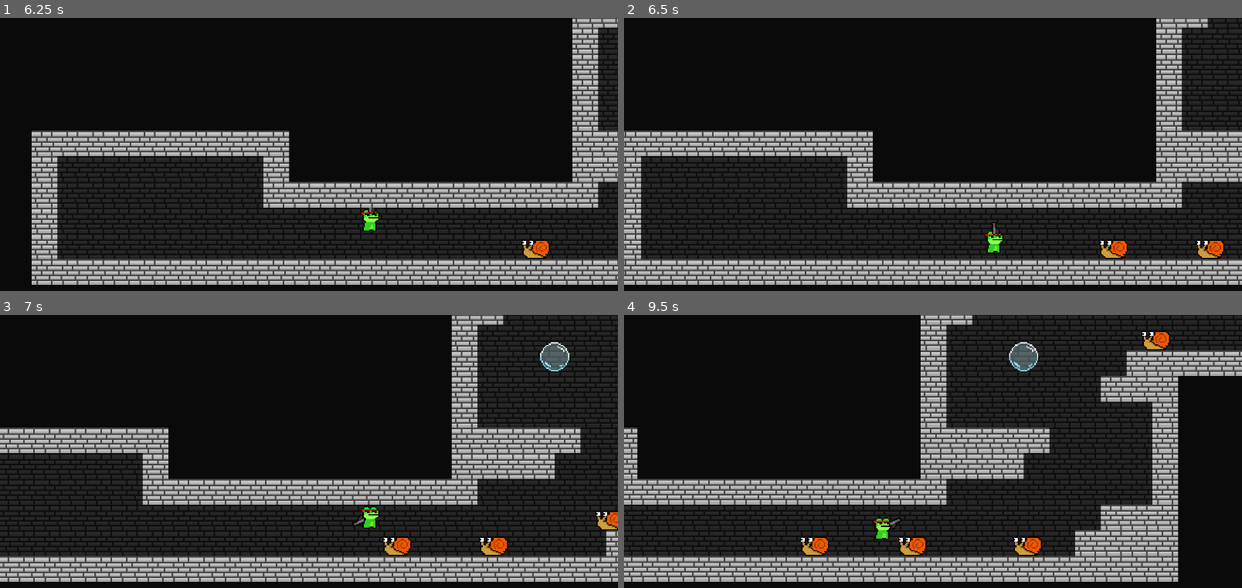
Above: before the commit, frames 1-4 (two rows, left to right).
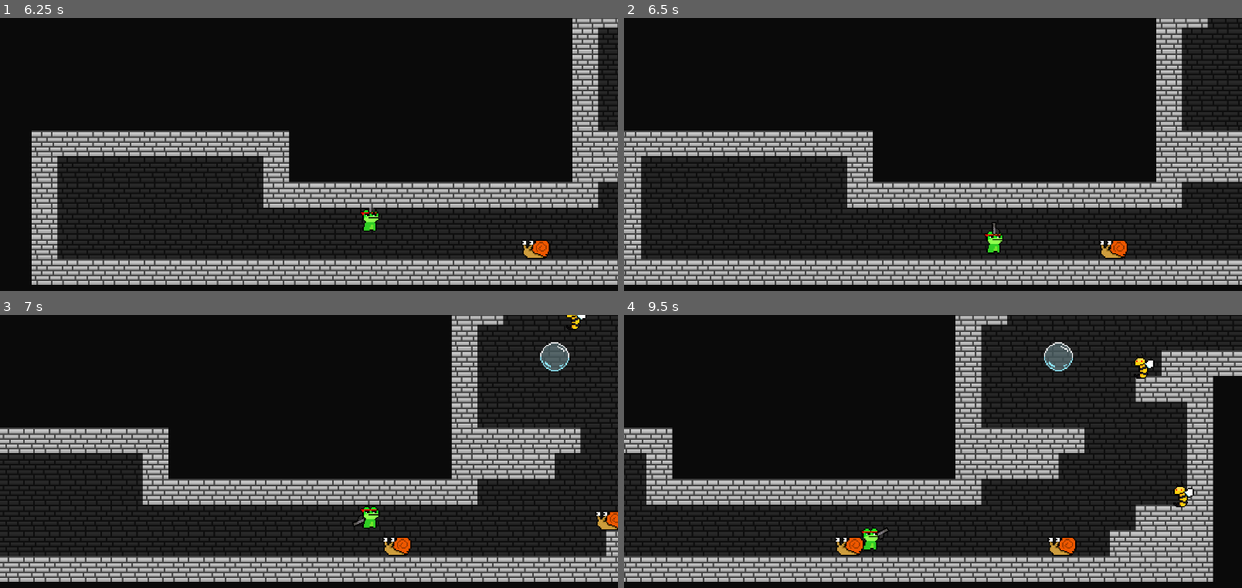
Above: after the commit, the same moments.

Repository: DylanMather2004/Gunphibian
Game: Godot game, scene res://Scenes/Test Scenes/level_generator.tscn
Two runs of this game, one before a commit and one after it. Both use one fixed random seed, a clock stepped at 60 frames per second and the inputs below.
Inputs (mouse positions are in pixels of both pictures, inside the frame that each line leads up to):
- Up to frame 1 (6.25 s): tap Enter at 0.5 s; move the mouse to (278, 260) at 0.52 s; hold D (Right) 0.53-2.03 s; click (278, 260) at 0.6 s; tap Space (Jump) at 0.77, 1.52, 3.02, 3.77, 4.52, 6.02 s; move the mouse to (494, 244) at 1.27 s; right-click (494, 244) at 1.35 s; click (494, 244) at 1.55 s; move the mouse to (123, 138) at 2.02 s; hold A (Left) 2.03-4.28 s; click (123, 138) at 2.1 s; move the mouse to (339, 192) at 2.77 s; click (339, 192) at 2.85 s; move the mouse to (216, 105) at 3.52 s; hold Right mouse button (Lick) 3.53-4.28 s; click (216, 105) at 3.8 s; move the mouse to (444, 173) at 4.27 s; hold D (Right) from 4.28 s (still down); click (444, 173) at 4.35 s; move the mouse to (185, 209) at 5.02 s; click (185, 209) at 5.1 s; move the mouse to (370, 116) at 5.77 s; right-click (370, 116) at 5.85 s; click (370, 116) at 6.05 s
- Up to frame 2 (6.5 s): keep holding D (Right)
- Up to frame 3 (7 s): keep holding D (Right); move the mouse to (278, 557) at 6.52 s; click (278, 557) at 6.6 s; tap Space (Jump) at 6.77 s
- Up to frame 4 (9.5 s): move the mouse to (1118, 541) at 7.27 s; click (1118, 541) at 7.35 s; tap Space (Jump) at 7.52, 9.02 s; move the mouse to (747, 435) at 8.02 s; release D (Right) at 8.03 s; hold Right mouse button (Lick) 8.03-8.78 s; hold A (Left) from 8.03 s (still down); click (747, 435) at 8.3 s; move the mouse to (963, 489) at 8.77 s; click (963, 489) at 8.85 s

Frame 1 is identical in both runs. In frame 2, 0.2% of the frame differs, in the area x 92-98%, y 81-89%; in frame 3, 0.3%; in frame 4, 28%, in the area x 0-100%, y 0-98%.

Commit message:
Wasp Enemy Created

Diff:
--- /dev/null
+++ b/Scenes/Prefabs/Characters/Enemies/wasp.tscn
@@ -0,0 +1,47 @@
+[gd_scene load_steps=7 format=3 uid="uid://djdc3im4vvdji"]
+
+[ext_resource type="Texture2D" uid="uid://c4jdsod4aajkk" path="res://Art/Characters/Wasp.png" id="1_6wshs"]
+[ext_resource type="Script" path="res://Scripts/Character Scripts/Enemies/Wasp.gd" id="1_ex6cu"]
+[ext_resource type="PackedScene" uid="uid://dullicr5itxr4" path="res://Scenes/Prefabs/Projectiles/stinger.tscn" id="2_oiqsg"]
+
+[sub_resource type="RectangleShape2D" id="RectangleShape2D_knsxy"]
+size = Vector2(16, 20)
+
+[sub_resource type="CircleShape2D" id="CircleShape2D_wxu23"]
+radius = 112.0
+
+[sub_resource type="RectangleShape2D" id="RectangleShape2D_dtsw1"]
+size = Vector2(42, 42)
+
+[node name="Wasp" type="CharacterBody2D" groups=["Enemy"]]
+script = ExtResource("1_ex6cu")
+state = 0
+fire_rate = 1
+stinger_pref = ExtResource("2_oiqsg")
+
+[node name="Sprite2D" type="Sprite2D" parent="."]
+scale = Vector2(1.5, 1.5)
+texture = ExtResource("1_6wshs")
+
+[node name="CollisionShape2D" type="CollisionShape2D" parent="."]
+shape = SubResource("RectangleShape2D_knsxy")
+
+[node name="DetectionRadius" type="Area2D" parent="."]
+collision_layer = 2
+
+[node name="CollisionShape2D" type="CollisionShape2D" parent="DetectionRadius"]
+shape = SubResource("CircleShape2D_wxu23")
+
+[node name="ShotTimer" type="Timer" parent="."]
+
+[node name="StingPoint" type="Node2D" parent="."]
+
+[node name="WallChecker" type="Area2D" parent="."]
+
+[node name="CollisionShape2D" type="CollisionShape2D" parent="WallChecker"]
+shape = SubResource("RectangleShape2D_dtsw1")
+
+[connection signal="body_entered" from="DetectionRadius" to="." method="_on_detection_radius_body_entered"]
+[connection signal="body_exited" from="DetectionRadius" to="." method="_on_detection_radius_body_exited"]
+[connection signal="timeout" from="ShotTimer" to="." method="_on_shot_timer_timeout"]
+[connection signal="body_entered" from="WallChecker" to="." method="_on_wall_checker_body_entered"]
--- /dev/null
+++ b/Scenes/Prefabs/Projectiles/stinger.tscn
@@ -0,0 +1,19 @@
+[gd_scene load_steps=4 format=3 uid="uid://dullicr5itxr4"]
+
+[ext_resource type="Script" path="res://Scripts/Weapon and Projectile Scripts/EnemyBullet.gd" id="1_kskpj"]
+[ext_resource type="Texture2D" uid="uid://bq2koqd3mvary" path="res://Art/Projectiles/Stinger.png" id="2_v14n0"]
+
+[sub_resource type="RectangleShape2D" id="RectangleShape2D_4jyvc"]
+size = Vector2(16, 9)
+
+[node name="Stinger" type="Area2D"]
+script = ExtResource("1_kskpj")
+
+[node name="Sprite2D" type="Sprite2D" parent="."]
+texture = ExtResource("2_v14n0")
+
+[node name="CollisionShape2D" type="CollisionShape2D" parent="."]
+position = Vector2(1, 1.5)
+shape = SubResource("RectangleShape2D_4jyvc")
+
+[connection signal="body_entered" from="." to="." method="_on_body_entered"]
--- a/Scenes/Prefabs/Rooms/tall_room_001.tscn
+++ b/Scenes/Prefabs/Rooms/tall_room_001.tscn
@@ -1,9 +1,10 @@
-[gd_scene load_steps=9 format=3 uid="uid://o1f5sc544klc"]
+[gd_scene load_steps=10 format=3 uid="uid://o1f5sc544klc"]
 
 [ext_resource type="Texture2D" uid="uid://cxugu775g6rnk" path="res://Art/Tilesets/Brick-002.png" id="1_c60st"]
 [ext_resource type="PackedScene" uid="uid://bmht2rmdlk4ia" path="res://Scenes/Prefabs/World/bubble.tscn" id="2_v64ok"]
 [ext_resource type="PackedScene" uid="uid://cj1ayniphx3jd" path="res://Scenes/Prefabs/World/enemy_spawner.tscn" id="3_34l7m"]
 [ext_resource type="PackedScene" uid="uid://74qvrk8yt17x" path="res://Scenes/Prefabs/Characters/Enemies/snail.tscn" id="4_iw3tq"]
+[ext_resource type="PackedScene" uid="uid://djdc3im4vvdji" path="res://Scenes/Prefabs/Characters/Enemies/wasp.tscn" id="5_5pbej"]
 
 [sub_resource type="TileSetAtlasSource" id="TileSetAtlasSource_wvuii"]
 texture = ExtResource("1_c60st")
@@ -92,12 +93,15 @@
 
 [node name="EnemySpawner" parent="." instance=ExtResource("3_34l7m")]
 position = Vector2(248, -136)
-Enemies = [ExtResource("4_iw3tq")]
+Enemies = [ExtResource("4_iw3tq"), ExtResource("5_5pbej")]
 
 [node name="EnemySpawner2" parent="." instance=ExtResource("3_34l7m")]
 position = Vector2(96, -216)
-Enemies = [ExtResource("4_iw3tq")]
+Enemies = [ExtResource("4_iw3tq"), ExtResource("5_5pbej")]
 
 [node name="EnemySpawner3" parent="." instance=ExtResource("3_34l7m")]
 position = Vector2(128, -56)
-Enemies = [ExtResource("4_iw3tq")]
+Enemies = [ExtResource("4_iw3tq"), ExtResource("5_5pbej")]
+
+[node name="Wasp" parent="." instance=ExtResource("5_5pbej")]
+position = Vector2(192, -264)
--- /dev/null
+++ b/Scripts/Character Scripts/Enemies/Wasp.gd
@@ -0,0 +1,70 @@
+extends "res://Scripts/Character Scripts/Enemies/Enemy.gd"
+
+enum STATES {IDLE,PATROL,SHOOT}
+@export var state=STATES.PATROL
+
+var direction = Vector2.ZERO
+var rng = RandomNumberGenerator.new()
+var target:Node2D = null
+@export var wait_time=5
+var current_time=0
+@export var fire_rate = 2
+var move_speed = 500
+var can_fire = false
+@export var stinger_pref:PackedScene
+
+func _physics_process(delta):
+	match state:
+		STATES.IDLE:
+			current_time+=delta
+			if current_time>=wait_time:
+				_set_dir()
+				current_time=0
+				state=STATES.PATROL
+		STATES.PATROL:
+			velocity=direction*move_speed
+			move_and_slide()
+		STATES.SHOOT:
+			$StingPoint.look_at(target.global_position)
+			if can_fire:
+				_shoot()
+
+
+
+func _set_dir():
+	rng.randomize()
+	var x=rng.randf_range(-1.0,1.0)
+	rng.randomize()
+	var y=rng.randf_range(-1.0,1.0)
+	direction=Vector2(x,y)
+
+func _shoot():
+	var stinger = stinger_pref.instantiate()
+	get_tree().root.add_child(stinger)
+	stinger.transform = $StingPoint.global_transform
+	can_fire=false
+	$ShotTimer.start(fire_rate)
+	print(stinger)
+
+
+func _on_detection_radius_body_entered(body):
+	if body.is_in_group("Player"):
+		target=body
+		can_fire=false
+		$ShotTimer.start(fire_rate)
+		state=STATES.SHOOT
+
+
+func _on_detection_radius_body_exited(body):
+	if body.is_in_group("Player"):
+		target=null
+		state=STATES.IDLE
+
+
+func _on_shot_timer_timeout():
+	can_fire=true
+
+
+func _on_wall_checker_body_entered(body):
+	if state == STATES.PATROL:
+		_set_dir()
--- /dev/null
+++ b/Scripts/Weapon and Projectile Scripts/EnemyBullet.gd
@@ -0,0 +1,12 @@
+extends Area2D
+@export var bullet_velocity:float = 400
+@export var damage = 1
+func _physics_process(delta):
+	position+=transform.x*bullet_velocity*delta
+
+func _on_body_entered(body):
+	if !body.is_in_group('Enemy'):
+		queue_free()
+
+	if body.is_in_group('Player'):
+		body.change_health(-damage)
Binary file added: Art/Characters/Wasp.png
Not shown, added: Art/Characters/Wasp.png.import
Binary file added: Art/Projectiles/Stinger.png
Not shown, added: Art/Projectiles/Stinger.png.import
